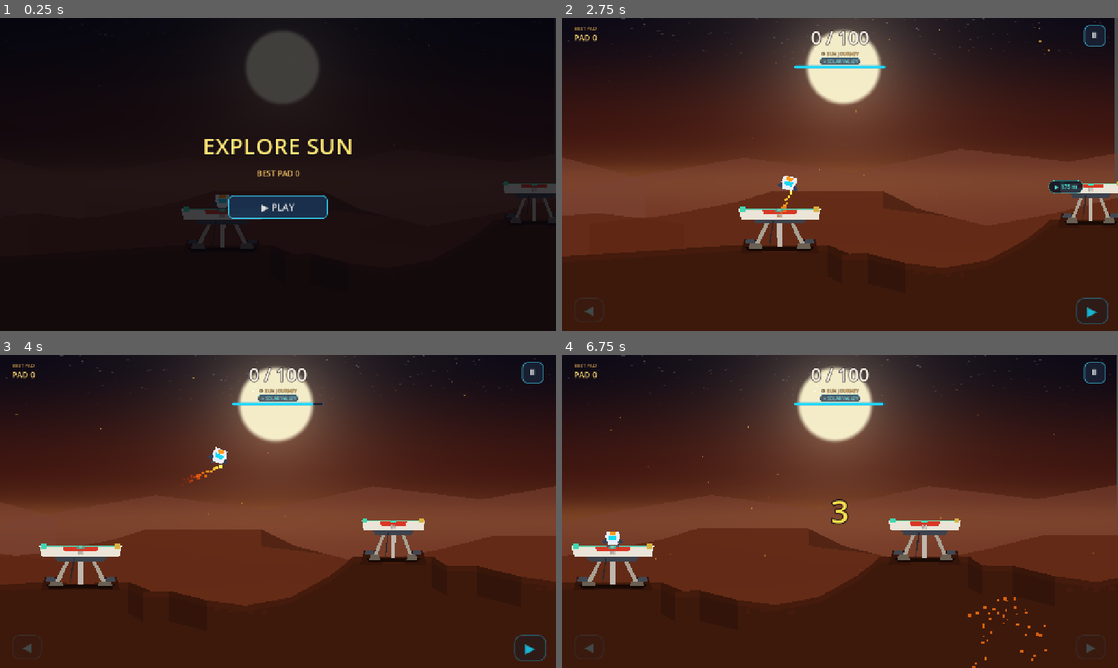
Above: before the commit, frames 1-4 (two rows, left to right).
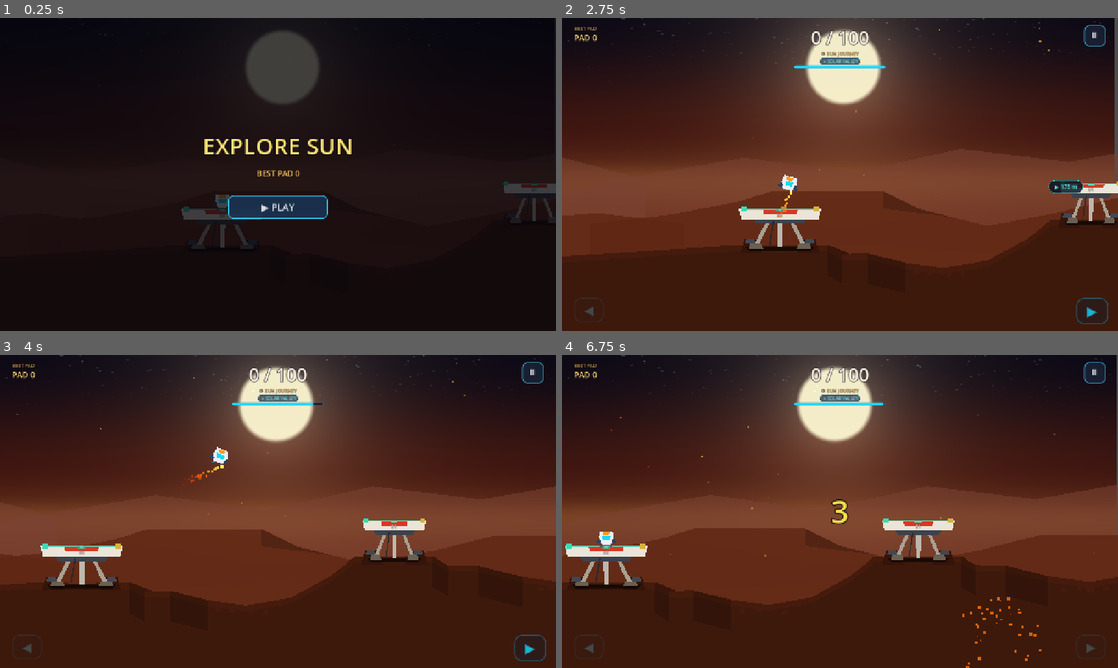
Above: after the commit, the same moments.

Repository: Tamizharuvi2006/space-adventure
Game: Godot game, scene res://scenes/main.tscn
Same seed, same stepped clock (60 frames per second), same inputs: the game is played once before the commit and once after it.
Inputs (mouse positions are in pixels of both pictures, inside the frame that each line leads up to):
- Up to frame 1 (0.25 s): no input
- Up to frame 2 (2.75 s): click "▶ PLAY" at 0.5 s; click "⏸" at 1.25 s; tap Enter at 2 s; move the mouse to (962, 158) at 2.02 s; hold D from 2.03 s (still down); tap R at 2.1 s; click (962, 158) at 2.17 s; tap Space at 2.27 s
- Up to frame 3 (4 s): release D at 2.75 s; drag from (166, 527) to (528, 517) at 2.77 s; move the mouse to (333, 442) at 3.52 s; hold D from 3.53 s (still down); tap R at 3.6 s
- Up to frame 4 (6.75 s): release D at 4.25 s; drag from (812, 574) to (917, 517) at 4.27 s; move the mouse to (1006, 558) at 5.02 s; hold A 5.03-5.75 s; tap R at 5.1 s; tap Space at 5.27 s; drag from (673, 464) to (1051, 486) at 5.77 s; click "↺ RETRY" at 6.5 s

The runs differ from the first frame. In frame 1, less than 0.1% of the frame differs, in the area x 93-94%, y 61-62%; in frame 2, 0.1%; in frame 3, 0.5%; in frame 4, 2.3%, in the area x 0-100%, y 19-100%.

Commit message:
Explore Sun V6.2 - Smooth landing camera transition with exponential damping and strictly locked vertical height

Diff:
--- a/scripts/camera_follow.gd
+++ b/scripts/camera_follow.gd
@@ -1,36 +1,34 @@
 extends Camera2D
 class_name SolarCamera
 
-# ── Explore Sun V6.1 — Fixed-Height Horizontal Side-Scrolling Camera ─────────
+# ── Explore Sun V6.2 — Smooth Landing Camera Transition (Mars: Mars Style) ──
 # Principles:
 # 1. FIXED VERTICAL CAMERA HEIGHT:
-#    - Camera Y does NOT follow player.global_position.y.
-#    - No vertical camera tracking, no vertical lookahead, no vertical deadzone.
-#    - When astronaut rises: PLAYER moves UP on screen, CAMERA Y STAYS FIXED.
-#    - When astronaut falls: PLAYER moves DOWN on screen, CAMERA Y STAYS FIXED.
-#    - Pads and terrain remain in the exact same vertical screen position during flight.
-# 2. HORIZONTAL MOVEMENT WITH DIRECTIONAL TRAVEL COMPOSITION:
-#    - Camera X smoothly tracks travel direction.
-#    - Rightward travel: player sits at ~38%–42% of viewport width (more space ahead on right).
-#    - Leftward travel: player sits at ~58%–62% of viewport width (more space ahead on left).
-# 3. NO RECENTERING ON LANDING:
-#    - When landed, the player remains naturally offset at ~40% with the forward path ahead.
-# 4. FIXED VERTICAL SCALE:
-#    - No vertical zoom compensation.
-#    - Subtle horizontal zoom adjustment (0.94 to 1.00) only for distant jumps.
+#    - camera.position.y is strictly locked throughout the entire game.
+#    - Never interpolate camera Y, never follow player Y, no vertical lookahead.
+#    - No vertical landing movement: terrain and pads remain in stable vertical world coordinates.
+# 2. SMOOTH CONTINUOUS HORIZONTAL TRANSITION:
+#    - Camera follows a LIVE horizontal target using exponential damping:
+#      camera.position.x = lerp(target_x, 1.0 - exp(-smooth_speed * delta))
+#    - On landing, the camera gently glides into the new framing over ~0.5–0.8 seconds.
+#    - NO instant jump or snap when landing, changing pads, or relaunching.
+# 3. DIRECTIONAL COMPOSITION (MARS-STYLE):
+#    - Rightward travel / resting with route ahead: player ≈ 38%–42% from left edge.
+#    - Leftward travel: player ≈ 58%–62% from left edge.
+# 4. LIVE TARGET TRACKING:
+#    - No static tweens; if player relaunches during landing glide, the camera immediately
+#      follows the new live flight vector smoothly.
 
 @export var follow_target: Node2D
 @export var smooth_speed: float = 5.0
 
-# Fixed vertical camera world position
+# Strictly fixed vertical camera world position
 var fixed_world_y: float = 420.0
+var default_vertical_offset: float = -65.0
 
 # Current smooth screen fraction (where player sits horizontally on screen)
 var current_screen_frac_x: float = 0.40
 var target_screen_frac_x: float = 0.40
-
-# Compatibility with main.gd / HUD
-var default_vertical_offset: float = -65.0
 
 var trauma: float = 0.0
 var max_angle: float = 0.02
@@ -60,8 +58,7 @@
 		snap_to_target()
 		is_initialized = true
 
-	# ─── 1. Horizontal Travel Direction & Screen Composition ─────────────────
-	# Default: player at 40% when heading right, 60% when heading left
+	# ─── 1. Determine Horizontal Directional Composition ─────────────────────
 	var travel_dir_x: float = 1.0
 	if is_instance_valid(target_platform):
 		var dx_to_pad = target_platform.global_position.x - p_pos.x
@@ -73,21 +70,24 @@
 
 	var desired_frac_x: float = 0.40 if travel_dir_x > 0.0 else 0.60
 
-	# Dynamic velocity lookahead (shifts composition slightly forward during fast cruise)
+	# Dynamic velocity lookahead (subtle forward bias during fast flight)
 	var vel_offset_x = clampf(p_vel.x / 600.0, -0.05, 0.05)
 	target_screen_frac_x = clampf(desired_frac_x - vel_offset_x, 0.35, 0.65)
 
 	# Smoothly interpolate the horizontal screen composition anchor
-	current_screen_frac_x = lerpf(current_screen_frac_x, target_screen_frac_x, 4.0 * delta)
+	var frac_blend = 1.0 - exp(-4.0 * delta)
+	current_screen_frac_x = lerpf(current_screen_frac_x, target_screen_frac_x, frac_blend)
 
-	# ─── 2. Horizontal Camera Position ───────────────────────────────────────
+	# ─── 2. Smooth Live Horizontal Camera Follow ─────────────────────────────
 	var screen_offset_x = (current_screen_frac_x - 0.5) * vp_size.x
 	var target_cam_x = p_pos.x - (screen_offset_x / zoom.x)
-	global_position.x = lerpf(global_position.x, target_cam_x, smooth_speed * delta)
 
-	# ─── 3. STRICTLY FIXED VERTICAL CAMERA HEIGHT ────────────────────────────
-	# Camera Y NEVER follows player Y during gameplay.
-	# The player moves vertically on screen; camera Y is locked.
+	# Continuous exponential smoothing (smooth damp) ensures zero jumps
+	var cam_blend = 1.0 - exp(-smooth_speed * delta)
+	global_position.x = lerpf(global_position.x, target_cam_x, cam_blend)
+
+	# ─── 3. STRICTLY LOCKED VERTICAL CAMERA HEIGHT ───────────────────────────
+	# Never interpolate camera Y, never follow player Y. Y is strictly fixed.
 	global_position.y = fixed_world_y
 
 	# ─── 4. Stable Scale & Subtle Horizontal Zoom ────────────────────────────
@@ -100,7 +100,8 @@
 		var zoom_t = clampf((dist_to_pad - 650.0) / 750.0, 0.0, 1.0)
 		target_zoom_val = lerpf(1.0, 0.94, zoom_t)
 
-	var new_z = lerpf(zoom.x, target_zoom_val, 2.5 * delta)
+	var zoom_blend = 1.0 - exp(-2.5 * delta)
+	var new_z = lerpf(zoom.x, target_zoom_val, zoom_blend)
 	zoom = Vector2(new_z, new_z)
 
 	# ─── 5. Screen Shake Trauma ──────────────────────────────────────────────
@@ -133,7 +134,7 @@
 	var screen_offset_x = (current_screen_frac_x - 0.5) * vp_size.x
 	global_position.x = follow_target.global_position.x - (screen_offset_x / zoom.x)
 
-	# Initialize fixed Y to comfortable baseline
+	# Fixed baseline Y initialized once from starting position
 	fixed_world_y = follow_target.global_position.y - 65.0
 	global_position.y = fixed_world_y
 
@@ -143,11 +144,8 @@
 func notify_landed(platform: Node2D) -> void:
 	add_trauma(0.06)
 	current_docked_platform = platform
-	# When landed, update fixed vertical height to this platform's baseline
-	if is_instance_valid(platform):
-		fixed_world_y = platform.global_position.y - 65.0
-
-	# Keep directional offset towards next platform
+	# DO NOT change fixed_world_y on landing - vertical camera remains strictly locked!
+	# Update target horizontal composition towards the upcoming target platform
 	if is_instance_valid(target_platform) and target_platform != platform:
 		var dx = target_platform.global_position.x - platform.global_position.x
 		target_screen_frac_x = 0.40 if dx >= 0.0 else 0.60
--- /dev/null
+++ b/tests/test_v6_2_smooth_landing_suite.gd
@@ -0,0 +1,152 @@
+extends SceneTree
+
+const SunZoneData = preload("res://scripts/planet_data.gd")
+const SolarBackground = preload("res://scripts/background.gd")
+const SolarMain = preload("res://scripts/main.gd")
+const SolarPlayer = preload("res://scripts/player.gd")
+const SolarHUD = preload("res://scripts/hud.gd")
+const SolarCamera = preload("res://scripts/camera_follow.gd")
+const WorldGenerator = preload("res://scripts/world_generator.gd")
+
+const ARTIFACT_DIR = "C:/Users/aruvi/.gemini/antigravity-ide/brain/f75eeb4b-bf34-4366-b518-afc1bd64e4d0"
+
+func _init() -> void:
+	print("=== RUNNING V6.2 SMOOTH LANDING TRANSITION TEST SUITE ===")
+	call_deferred("_run_suite")
+
+func _ensure_flying(main: SolarMain, hud: SolarHUD, player: SolarPlayer) -> void:
+	main.current_state = SolarMain.GameState.PLAYING
+	player.set_control_enabled(true)
+	player.current_state = SolarPlayer.State.FLYING
+	player.last_docked_platform = null
+	player.set_physics_process(false)
+	hud.game_over_menu.visible = false
+	hud.gameplay_hud.visible = true
+
+func _run_suite() -> void:
+	var packed = load("res://scenes/main.tscn") as PackedScene
+	var main = packed.instantiate() as SolarMain
+	root.add_child(main)
+
+	var hud = main.get_node("HUD") as SolarHUD
+	var player = main.get_node("Player") as SolarPlayer
+	var world_gen = main.get_node("WorldGenerator") as WorldGenerator
+	var camera = main.get_node("Camera2D") as SolarCamera
+
+	await create_timer(0.3).timeout
+
+	hud.emit_signal("play_game_requested")
+	while main.current_state != SolarMain.GameState.PLAYING:
+		await create_timer(0.05).timeout
+	await create_timer(0.2).timeout
+
+	while world_gen.next_platform_idx <= 35:
+		world_gen.spawn_next_route_pad()
+
+	var pad_28 = world_gen.get_platform_by_index(28)
+	var pad_29 = world_gen.get_platform_by_index(29)
+	var pad_30 = world_gen.get_platform_by_index(30)
+	assert(pad_28 != null and pad_29 != null and pad_30 != null, "Platforms 28, 29, 30 must exist!")
+	var view_size = root.get_viewport().get_visible_rect().size
+
+	var step_frames = func(count: int, move_vel: Vector2 = Vector2.ZERO):
+		for _i in range(count):
+			if move_vel != Vector2.ZERO:
+				player.global_position += move_vel * 0.02
+			await create_timer(0.02).timeout
+
+	# ─── 1. RESTING ON PAD 28 ────────────────────────────────────────────────
+	print("\n--- 1. Resting on Pad 28 ---")
+	main.current_pad = 28
+	camera.set_next_target_platform(pad_29)
+	player.set_target_platform(pad_29)
+	player.spawn_on_platform(pad_28)
+	camera.snap_to_target()
+	await step_frames.call(25)
+
+	var baseline_cam_y = camera.global_position.y
+	var cam_x_resting_28 = camera.global_position.x
+	var p_screen = (player.global_position - camera.global_position) * camera.zoom + view_size * 0.5
+	var pad28_screen = (pad_28.global_position - camera.global_position) * camera.zoom + view_size * 0.5
+	print("  Pad 28: Cam X=%.2f, Cam Y=%.2f, Player Screen X=%.2f (%.2f frac)" % [cam_x_resting_28, baseline_cam_y, p_screen.x, p_screen.x / view_size.x])
+	await _capture("v6_2_01_resting_pad28.png")
+
+	# ─── 2. APPROACHING PAD 29 (100px before touchdown) ───────────────────────
+	print("\n--- 2. Approaching Pad 29 (Touchdown Approach) ---")
+	_ensure_flying(main, hud, player)
+	var p29_pos = pad_29.global_position
+	player.global_position = Vector2(p29_pos.x - 60.0, p29_pos.y - 70.0)
+	player.velocity = Vector2(50.0, 90.0)
+	await step_frames.call(20, player.velocity)
+
+	var cam_pos_pre_land = camera.global_position
+	print("  Pre-Landing: Cam X=%.2f, Cam Y=%.2f" % [cam_pos_pre_land.x, cam_pos_pre_land.y])
+	assert(is_equal_approx(cam_pos_pre_land.y, baseline_cam_y), "Camera Y stays 100% fixed on approach!")
+	await _capture("v6_2_02_pre_landing_pad29.png")
+
+	# ─── 3. TOUCHDOWN ON PAD 29 (FIRST FRAME - NO INSTANT TELEPORT) ───────────
+	print("\n--- 3. Touchdown on Pad 29 (Initial Landing Frame) ---")
+	main.current_pad = 29
+	camera.set_next_target_platform(pad_30)
+	player.set_target_platform(pad_30)
+	player.spawn_on_platform(pad_29)
+	player.velocity = Vector2.ZERO
+	camera.notify_landed(pad_29)
+
+	# Step only 1 frame: camera MUST NOT snap instantly!
+	await step_frames.call(1)
+	var cam_pos_touchdown = camera.global_position
+	var delta_x_1_frame = absf(cam_pos_touchdown.x - cam_pos_pre_land.x)
+	print("  Touchdown 1-frame Delta X: %.2f px (MUST NOT BE A TELEPORT JUMP)" % delta_x_1_frame)
+	assert(delta_x_1_frame < 25.0, "Camera did NOT instantly jump or teleport on touchdown!")
+	assert(is_equal_approx(cam_pos_touchdown.y, baseline_cam_y), "Camera Y is strictly fixed on touchdown!")
+	await _capture("v6_2_03_touchdown_pad29.png")
+
+	# ─── 4. MID-TRANSITION GLIDE (0.3s after landing) ─────────────────────────
+	print("\n--- 4. Mid-Transition Glide (0.3s) ---")
+	await step_frames.call(15) # 15 * 0.02 = 0.3s
+	var cam_pos_mid = camera.global_position
+	print("  Mid-Transition: Cam X=%.2f, Cam Y=%.2f" % [cam_pos_mid.x, cam_pos_mid.y])
+	assert(cam_pos_mid.x > cam_pos_pre_land.x, "Camera is smoothly gliding rightward toward target framing!")
+	assert(is_equal_approx(cam_pos_mid.y, baseline_cam_y), "Camera Y remains strictly fixed during transition!")
+	await _capture("v6_2_04_mid_glide_pad29.png")
+
+	# ─── 5. SETTLED DOCKED FRAMING (0.7s after landing) ───────────────────────
+	print("\n--- 5. Settled Docked Framing on Pad 29 (0.7s) ---")
+	await step_frames.call(20) # total ~0.7s
+	var cam_pos_settled = camera.global_position
+	var p_screen_settled = (player.global_position - camera.global_position) * camera.zoom + view_size * 0.5
+	var pad29_screen = (pad_29.global_position - camera.global_position) * camera.zoom + view_size * 0.5
+	var pad30_screen = (pad_30.global_position - camera.global_position) * camera.zoom + view_size * 0.5
+	print("  Settled: Cam X=%.2f, Cam Y=%.2f" % [cam_pos_settled.x, cam_pos_settled.y])
+	print("  Player Screen X: %.2f (%.2f frac), Pad 29: %.2f, Pad 30: %.2f" % [p_screen_settled.x, p_screen_settled.x / view_size.x, pad29_screen.x, pad30_screen.x])
+	# Settled player at ~38-42% from left
+	assert(p_screen_settled.x / view_size.x >= 0.36 and p_screen_settled.x / view_size.x <= 0.45, "Settled player sits comfortably at ~40% from left!")
+	# Pad 29 is solidly in view
+	assert(pad29_screen.x > 100.0 and pad29_screen.x < view_size.x * 0.6, "Pad 29 remains in view throughout transition!")
+	# Pad 30 is ahead on the right
+	assert(pad30_screen.x > view_size.x * 0.5, "Pad 30 is visible ahead in forward corridor!")
+	assert(is_equal_approx(cam_pos_settled.y, baseline_cam_y), "Camera Y remains 100% fixed!")
+	await _capture("v6_2_05_settled_pad29.png")
+
+	# ─── 6. INTERRUPT TRANSITION WITH RELAUNCH (Continuous live follow) ──────
+	print("\n--- 6. Interrupt Transition With Live Relaunch ---")
+	_ensure_flying(main, hud, player)
+	player.velocity = Vector2(250.0, -150.0)
+	await step_frames.call(25, player.velocity)
+	var cam_pos_relaunch = camera.global_position
+	print("  Relaunch: Cam X=%.2f, Cam Y=%.2f" % [cam_pos_relaunch.x, cam_pos_relaunch.y])
+	assert(cam_pos_relaunch.x > cam_pos_settled.x, "Camera smoothly tracked live player flight without tween lock!")
+	assert(is_equal_approx(cam_pos_relaunch.y, baseline_cam_y), "Camera Y stays fixed during relaunch!")
+	await _capture("v6_2_06_relaunch_live_follow.png")
+
+	print("\n=======================================================")
+	print("🎉 ALL V6.2 SMOOTH LANDING TRANSITION TESTS PASSED 100%!")
+	print("=======================================================")
+	quit()
+
+func _capture(filename: String) -> void:
+	await RenderingServer.frame_post_draw
+	var img = root.get_viewport().get_texture().get_image()
+	var dest = ARTIFACT_DIR + "/" + filename
+	img.save_png(dest)
